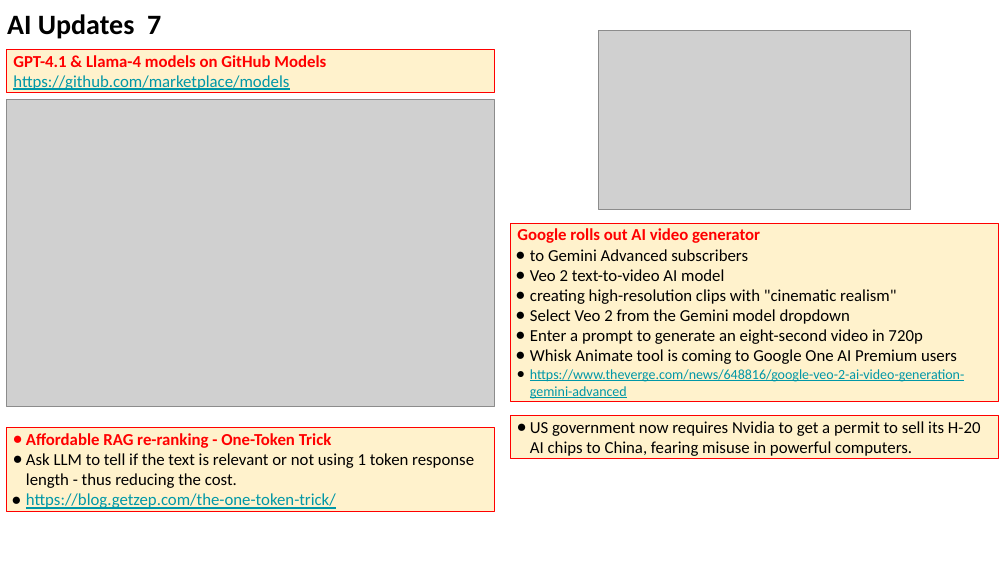
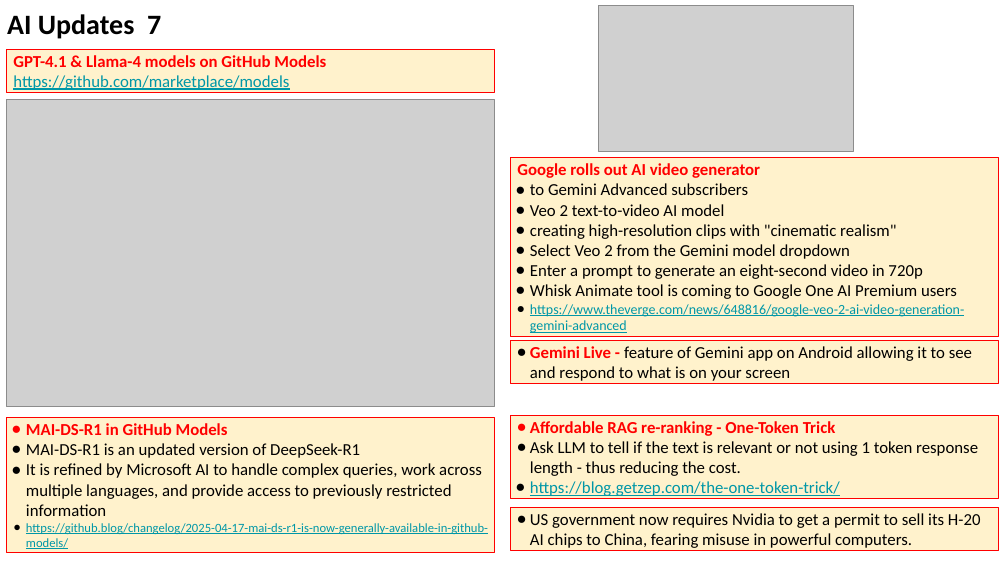
Before and after one commit to lselector/seminar, a slide deck: slide 13 of 2025/2025-04-18-AI-Updates.pptx (slide 12 before the commit). Drawn at 1008x567 pixels with LibreOffice and Linux fonts; fonts in the diff are those of the drawing; grey boxes stand for pictures. Boxes give left, top, right and bottom in pixels: in the first picture for what was removed or moved away, otherwise in the second. Text is boxed around its words. In the diff, an @@ line names an element or a change of style, - is before the commit and + after.

```diff
--- a/2025/2025-04-18-AI-Updates.pptx
+++ b/2025/2025-04-18-AI-Updates.pptx
@@ picture added at <box>599,6,854,152</box> @@
@@ picture removed at <box>599,31,910,210</box> @@
@@ rectangle "Google rolls out AI video ...": place and size @@
-rectangle "Google rolls out AI video ..." at <box>510,223,999,401</box>
+rectangle "Google rolls out AI video ..." at <box>510,158,999,337</box>
@@ rectangle added at <box>510,341,999,383</box>, fill #FFF2CC, outline #FF0000 0.75 pt, 12 pt, text #000000 @@
+● Gemini Live - feature of Gemini app on Android allowing it to see and respond to what is on your screen
@@ rectangle added at <box>6,418,495,552</box>, fill #FFF2CC, outline #FF0000 0.75 pt, 12 pt, text #000000 @@
+● MAI-DS-R1 in GitHub Models
+● MAI-DS-R1 is an updated version of DeepSeek-R1
+● It is refined by Microsoft AI to handle complex queries, work across multiple languages, and provide access to previously restricted information
+● https://github.blog/changelog/2025-04-17-mai-ds-r1-is-now-generally-available-in-github-models/
@@ rectangle "Affordable RAG re-ranking - One-Token ...": place and size @@
-rectangle "Affordable RAG re-ranking - One-Token ..." at <box>6,427,495,511</box>
+rectangle "Affordable RAG re-ranking - One-Token ..." at <box>510,415,999,499</box>
@@ rectangle "US government now requires Nvidia ...": place and size @@
-rectangle "US government now requires Nvidia ..." at <box>510,415,999,458</box>
+rectangle "US government now requires Nvidia ..." at <box>510,508,999,550</box>
```
Also in this commit, not shown: 6 other slides changed, 1 slide added, 1 slide removed.
